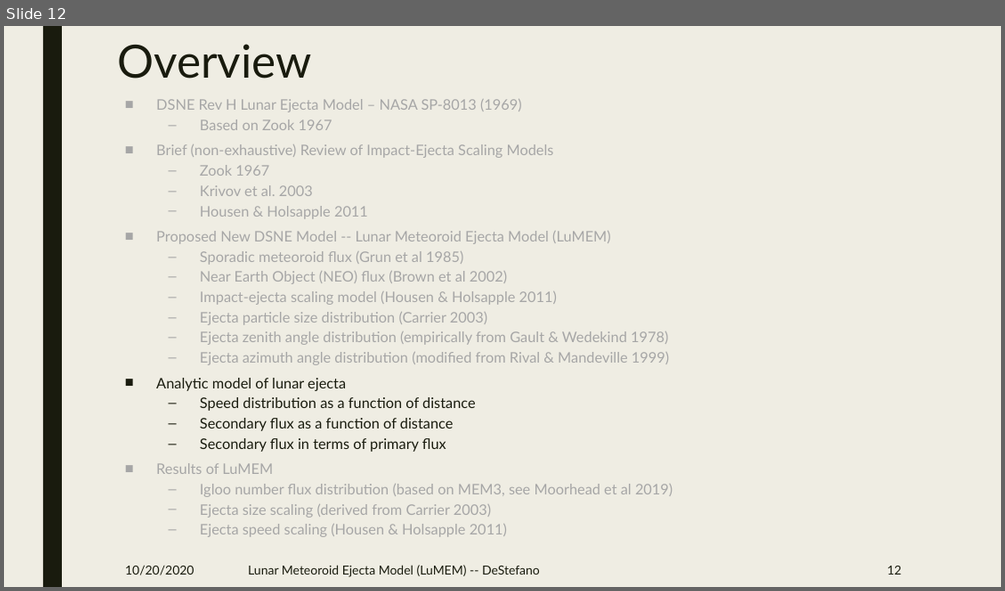
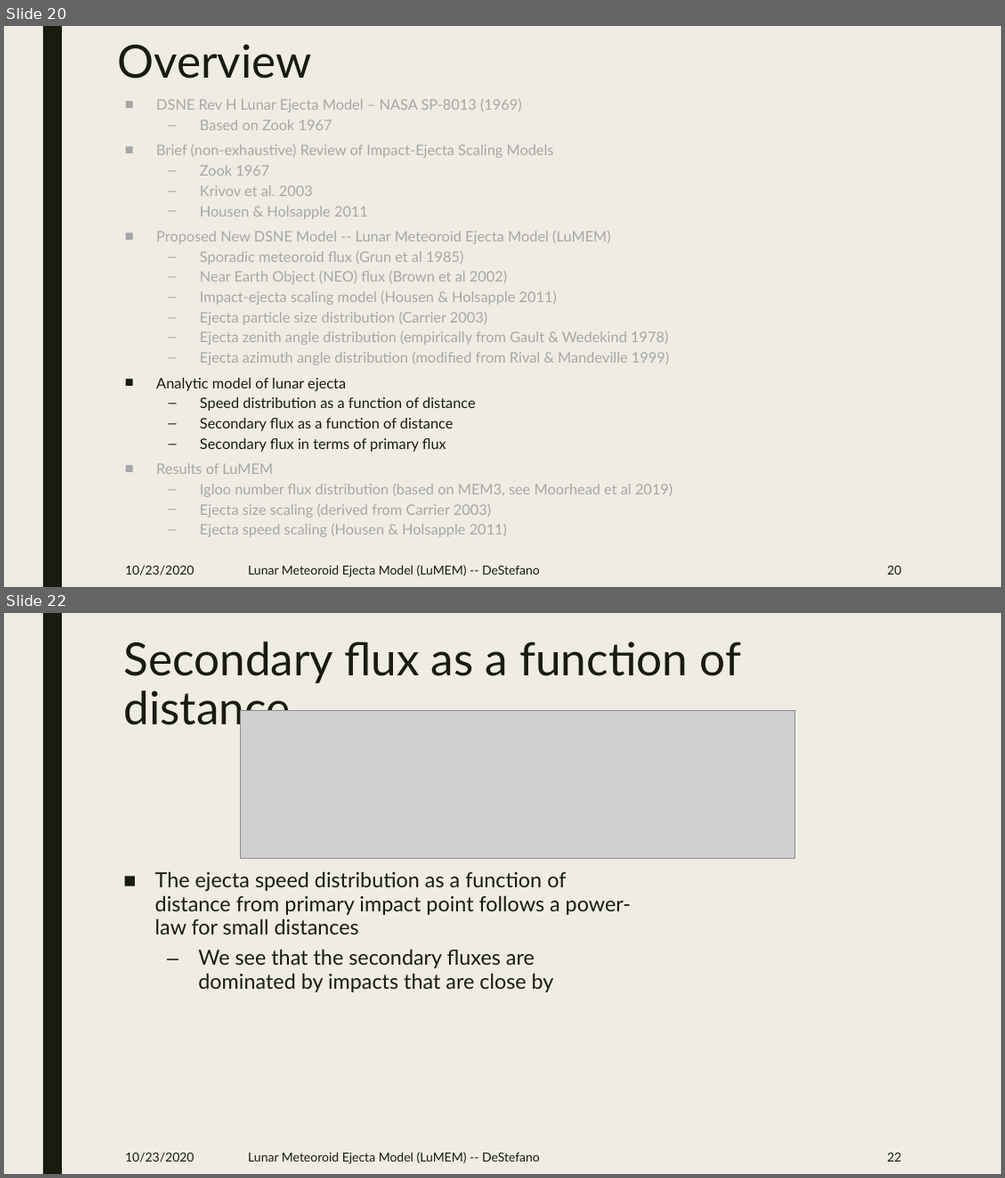
Before and after one commit to pmbremner/LunarEjecta, a slide deck: Presentation/Lunar_Secondary_Ejecta_Model.pptx. Shown one above the other, each under a label of ours: slide 12 before the commit, slides 20 and 22 after it; the slides between them are not shown. The pictures are 1005x591 and 1005x1178 pixels, drawn with LibreOffice and Linux fonts; fonts in the diff are those of the drawing; grey boxes stand for pictures. Boxes give left, top, right and bottom in pixels: in the first picture for what was removed or moved away, otherwise in the second. Text is boxed around its words. In the diff, an @@ line names an element or a change of style, - is before the commit and + after.

```diff
--- a/Presentation/Lunar_Secondary_Ejecta_Model.pptx
+++ b/Presentation/Lunar_Secondary_Ejecta_Model.pptx
@@ slide 22 added at (4,613,1001,1174), background #EFEDE3; not listed: 1 template element that a slide beside it also shows @@
@@ title added at (123,641,742,733), 44 pt, text #191B0E @@
+Secondary flux as a function of distance
@@ picture added at (241,711,795,859) @@
@@ text added at (155,871,631,992), 20 pt, text #191B0E @@
+■ The ejecta speed distribution as a function of distance from primary impact point follows a power-law for small distances
+  – We see that the secondary fluxes are dominated by impacts that are close by
@@ text added at (125,1151,194,1162), 12 pt, text #191B0E @@
+10/23/2020
@@ text added at (248,1151,540,1164), 12 pt, text #191B0E @@
+Lunar Meteoroid Ejecta Model (LuMEM) -- DeStefano
@@ page number added at (887,1152,901,1161), 12 pt, text #191B0E @@
+22
@@ what was slide 12 is now slide 20 @@
@@ slide 20 changed as well @@
@@ text at (125,564,194,575): text changed @@
-10/20/2020
+10/23/2020
@@ page number at (887,565,901,574): text changed @@
-12
+20
```
Also in this commit, not shown: 12 other slides changed, 9 other slides added, 7 other files.
